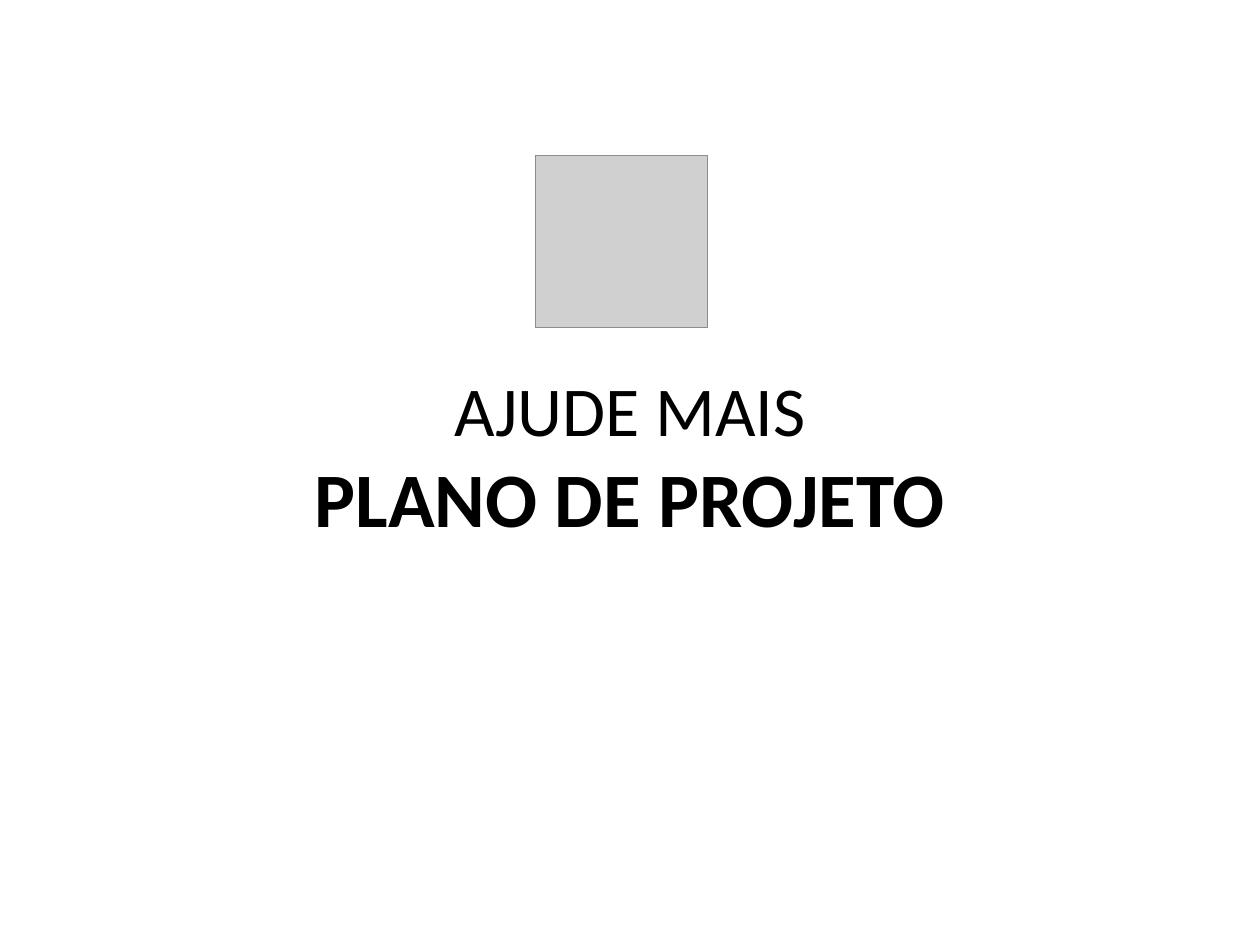
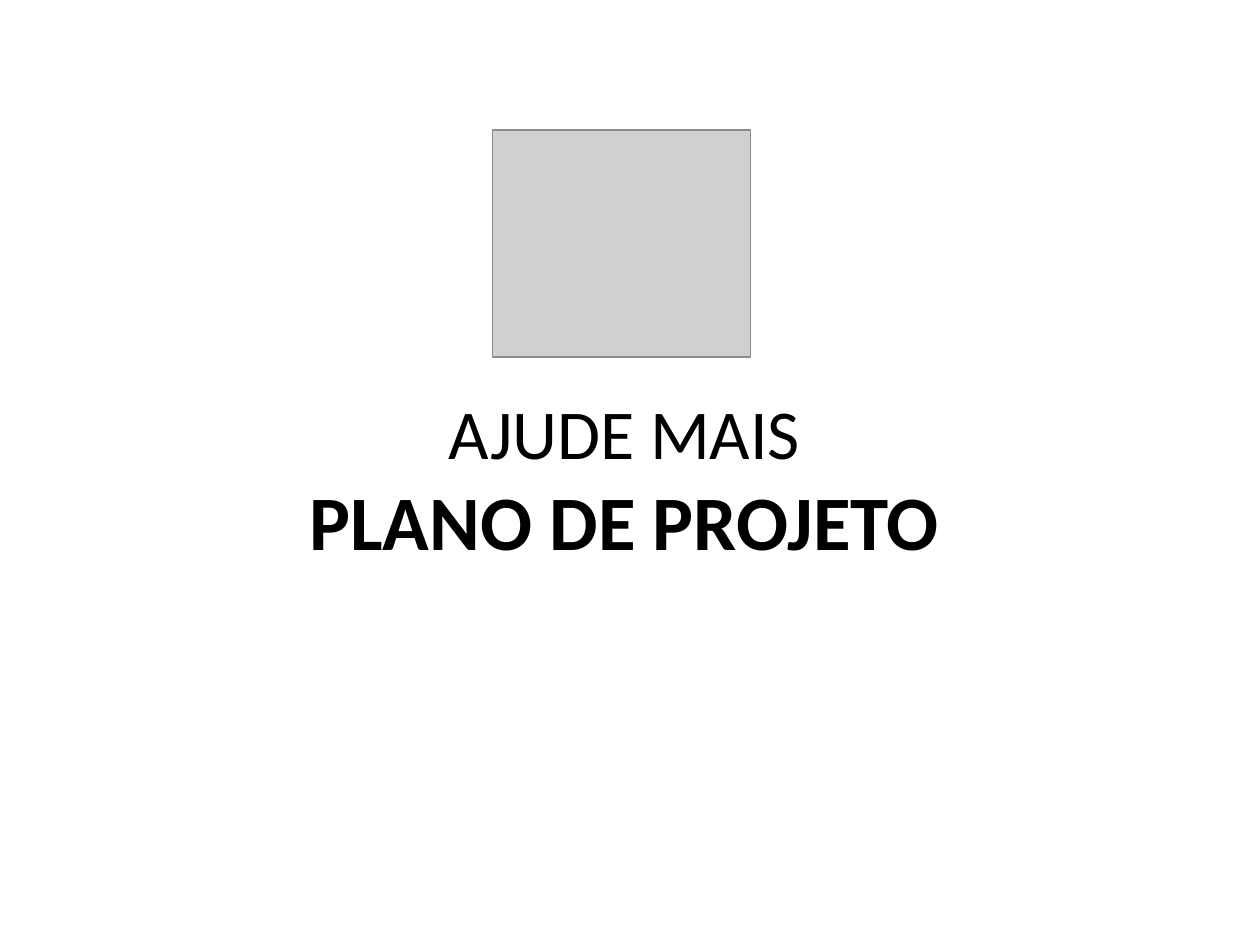
Before and after one commit to AjudeMais/ajudeMais-Projeto, a slide deck: slide 1 of Projeto-AjudeMais/000-Gerência de Projeto/PPJ-Plano de Projeto.pptx. Drawn at 1260x945 pixels with LibreOffice and Linux fonts; fonts in the diff are those of the drawing; grey boxes stand for pictures. Boxes give left, top, right and bottom in pixels: in the first picture for what was removed or moved away, otherwise in the second. Text is boxed around its words. In the diff, an @@ line names an element or a change of style, - is before the commit and + after.

Commit message:
atualização de documento de plano de projeto e inicio de documento de arquitetura

```diff
--- a/Projeto-AjudeMais/000-Gerência de Projeto/PPJ-Plano de Projeto.pptx
+++ b/Projeto-AjudeMais/000-Gerência de Projeto/PPJ-Plano de Projeto.pptx
@@ picture: place and size @@
-picture at box(536, 155, 707, 326)
+picture at box(493, 130, 751, 357)
@@ text "AJUDE MAIS": place and size @@
-text "AJUDE MAIS" at box(315, 390, 944, 528)
+text "AJUDE MAIS" at box(309, 413, 939, 551)
```
Also in this commit, not shown: 5 other slides changed, 2 slides added, 4 slides removed, 1 other file.
